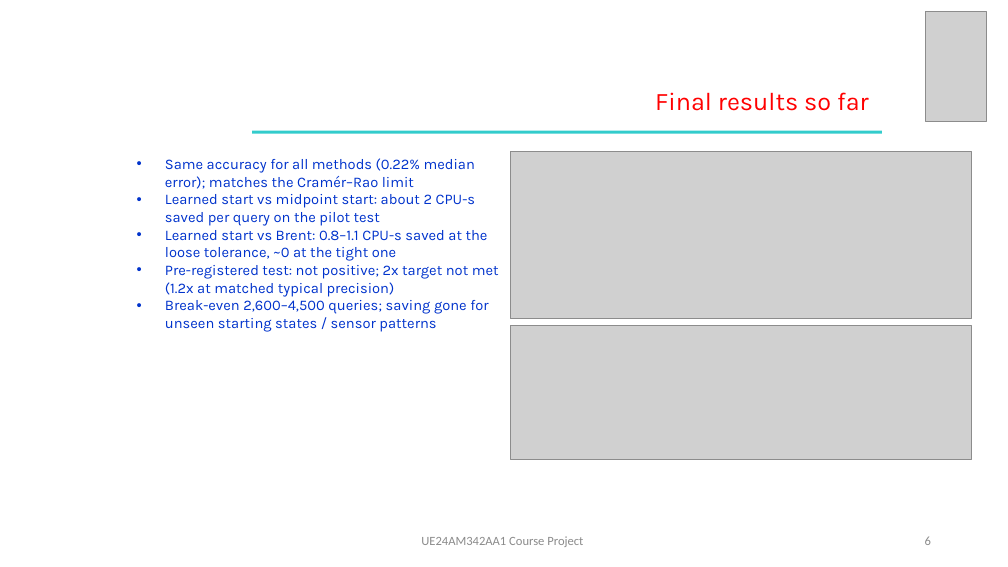
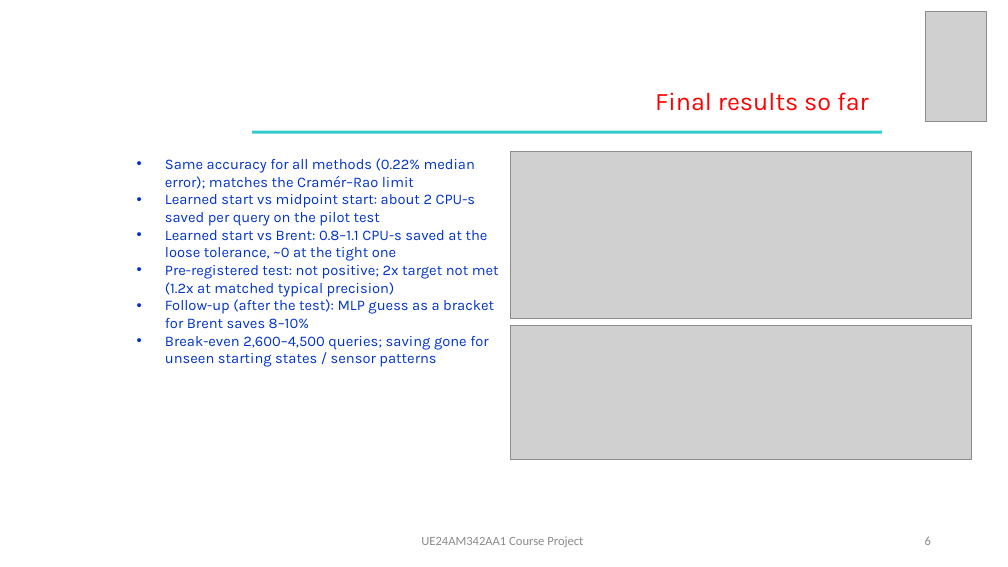
Before and after one commit to minkysponge-wq/Afml-Mini-project, a slide deck: slide 6 of docs/slides/AFML_project_slides.pptx. Drawn at 1008x567 pixels with LibreOffice and Linux fonts; fonts in the diff are those of the drawing; grey boxes stand for pictures. Boxes give left, top, right and bottom in pixels: in the first picture for what was removed or moved away, otherwise in the second. Text is boxed around its words. In the diff, an @@ line names an element or a change of style, - is before the commit and + after.

Commit message:
Paper and slides: add the learned-bracket follow-up (labelled post-hoc, same test cases); test count 29

```diff
--- a/docs/slides/AFML_project_slides.pptx
+++ b/docs/slides/AFML_project_slides.pptx
@@ text at [165,299,494,328]: paragraph added @@
+• Follow-up (after the test): MLP guess as a bracket for Brent saves 8–10%
```
Also in this commit, not shown: 1 other slide changed, 4 other files.
